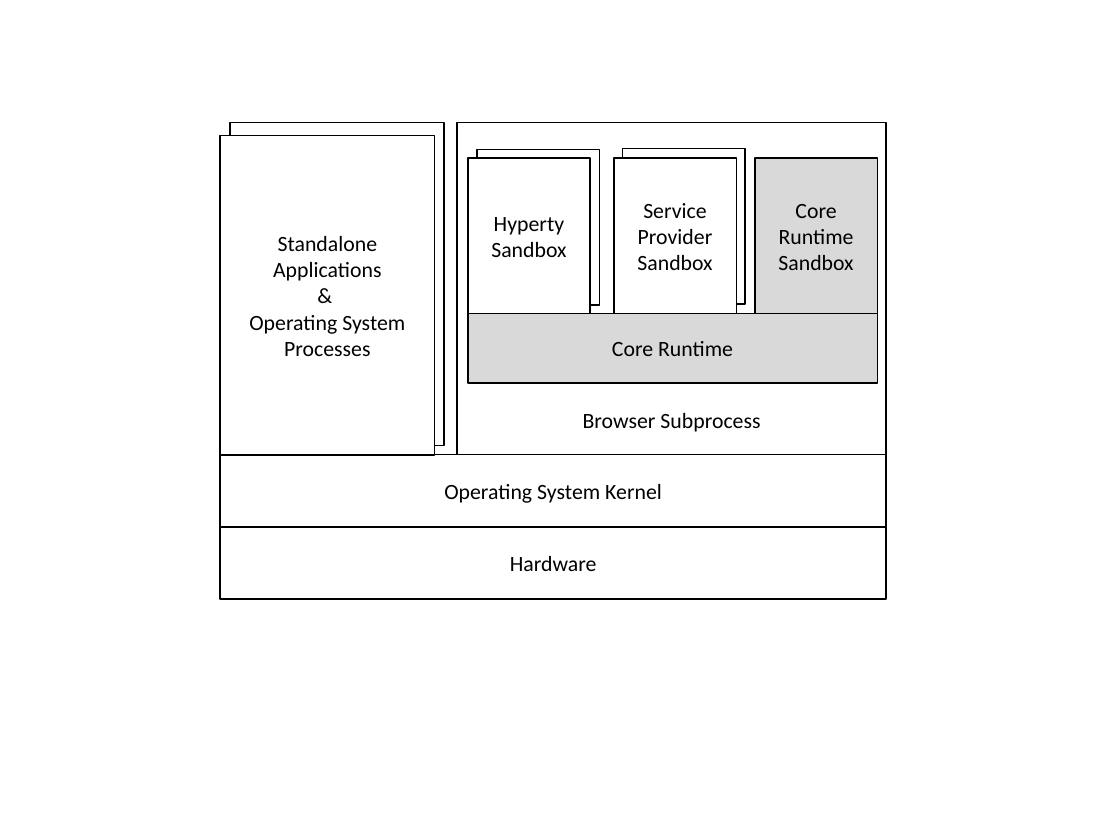
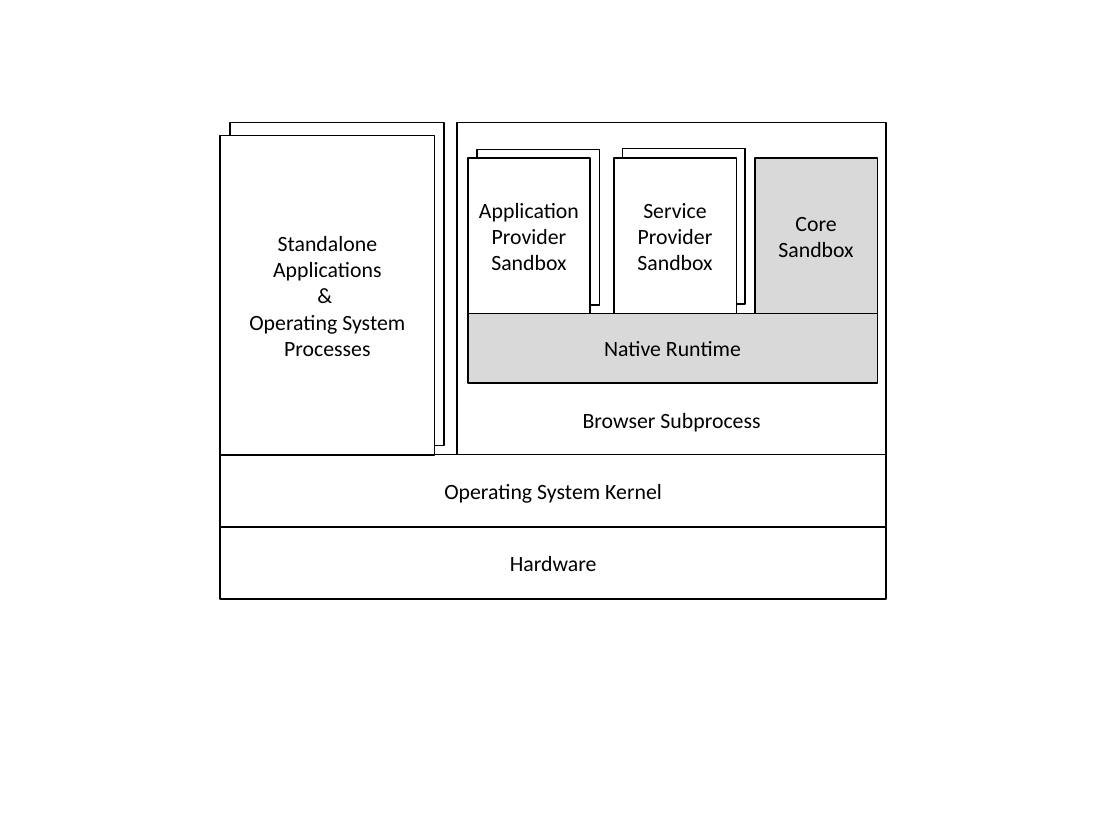
Before and after one commit to reTHINK-project/core-framework, a slide deck: slide 7 of docs/specs/runtime/securityanalysis_figs.pptx. Drawn at 1120x840 pixels with LibreOffice and Linux fonts; fonts in the diff are those of the drawing. Boxes give left, top, right and bottom in pixels: in the first picture for what was removed or moved away, otherwise in the second. Text is boxed around its words. In the diff, an @@ line names an element or a change of style, - is before the commit and + after.

```diff
--- a/docs/specs/runtime/securityanalysis_figs.pptx
+++ b/docs/specs/runtime/securityanalysis_figs.pptx
@@ text in rectangle at bbox=[488, 204, 588, 244]: text changed @@
-Hyperty
+Application
+Provider
@@ text in rectangle at bbox=[778, 242, 853, 257]: text changed @@
-Runtime Sandbox
+Sandbox
@@ text in rectangle at bbox=[604, 341, 741, 356]: text changed @@
-Core Runtime
+Native Runtime
```
Also in this commit, not shown: 1 other slide changed, 3 other files.
